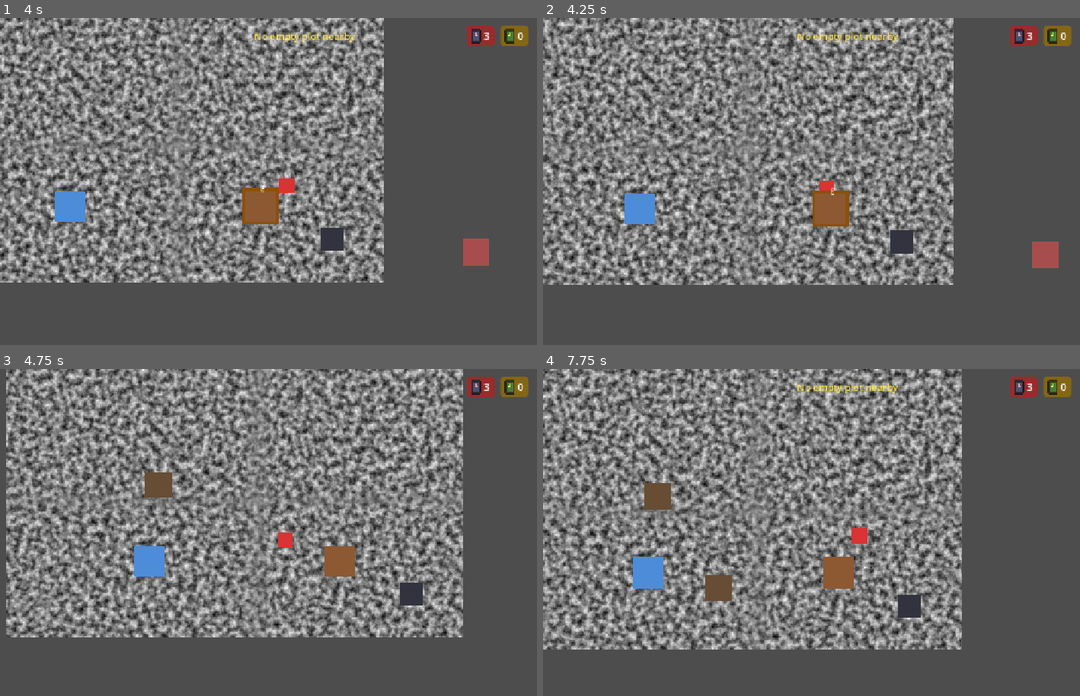
Above: before the commit, frames 1-4 (two rows, left to right).
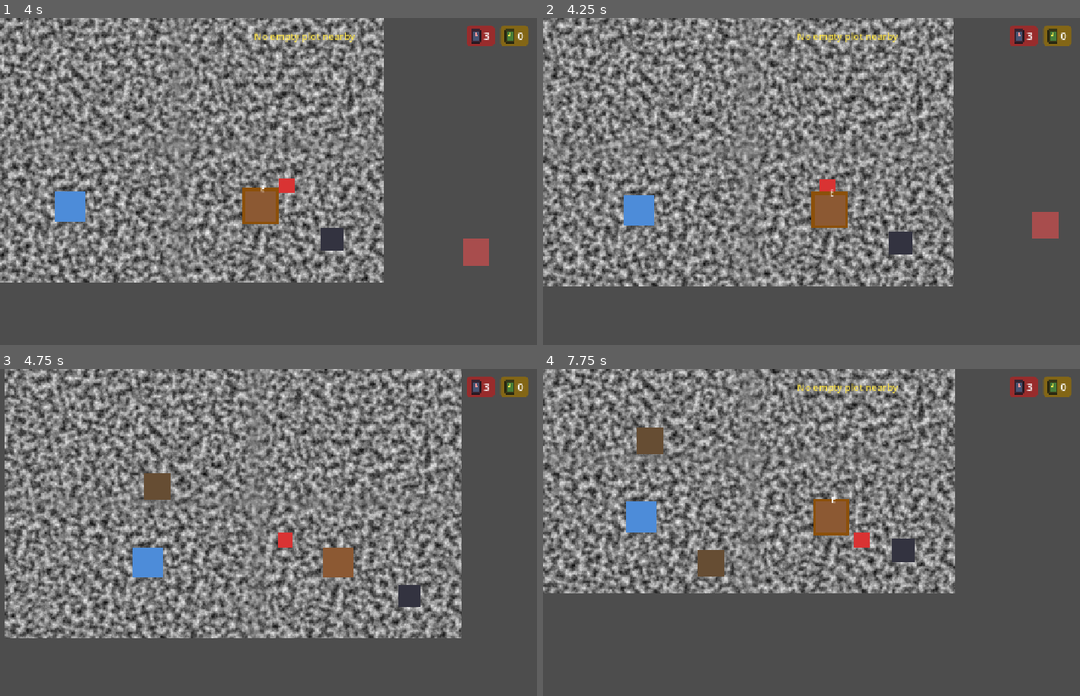
Above: after the commit, the same moments.

Repository: Saitamadupauvre/brotatomato
Game: Godot game, scene res://scenes/main/main.tscn
The game is run twice, just before and just after one commit, with the same random seed, the same clock (stepped at 60 frames per second) and the same inputs. The engine's default icon, where the game draws it, is replaced by a stand-in: a white triangle on a blue panel in a dark square.
Inputs (mouse positions are in pixels of both pictures, inside the frame that each line leads up to):
- Up to frame 1 (4 s): tap Enter at 0.5 s; move the mouse to (440, 171) at 0.52 s; press the mouse at (440, 171) at 0.53 s; hold D (move_right) 0.53-1.28 s; move the mouse to (182, 207) at 1.27 s; release the mouse at (182, 207) at 1.28 s; hold S (move_down) 1.28-2.03 s; tap Shift (dash) at 1.35 s; move the mouse to (365, 112) at 2.02 s; hold D (move_right) 2.03-2.78 s; hold E (interact) 2.03-2.78 s; move the mouse to (273, 256) at 2.77 s; hold W (move_up) 2.78-3.53 s; tap R (move_plot) at 2.85 s; click (273, 256) at 2.92 s; move the mouse to (488, 240) at 3.52 s; hold A (move_left) from 3.53 s (still down); hold G (place_plot) from 3.53 s (still down)
- Up to frame 2 (4.25 s): keep holding A (move_left); keep holding G (place_plot)
- Up to frame 3 (4.75 s): keep holding A (move_left); move the mouse to (123, 489) at 4.27 s; release G (place_plot) at 4.28 s; click (123, 489) at 4.35 s
- Up to frame 4 (7.75 s): move the mouse to (875, 539) at 5.02 s; release A (move_left) at 5.03 s; hold S (move_down) 5.03-5.78 s; tap Shift (dash) at 5.1 s; click (875, 539) at 5.17 s; move the mouse to (757, 454) at 5.77 s; hold D (move_right) 5.78-6.53 s; tap E (interact) at 5.85 s; move the mouse to (983, 522) at 6.52 s; hold W (move_up) 6.53-7.28 s; hold R (move_plot) 6.53-7.28 s; move the mouse to (725, 558) at 7.27 s; hold D (move_right) from 7.28 s (still down); tap G (place_plot) at 7.35 s; click (725, 558) at 7.42 s

Frame 1 is identical in both runs. In frame 2, 27% of the frame differs, in the area x 0-97%, y 0-83%; in frame 3, 38%; in frame 4, 47%, in the area x 0-79%, y 0-86%.

Commit message:
fix(dungeon): restore chest collision until opened

Diff:
--- a/scenes/entities/container.tscn
+++ b/scenes/entities/container.tscn
@@ -6,6 +6,9 @@
 [ext_resource type="Script" path="res://scripts/components/behaviors/container_behavior.gd" id="4_container"]
 [ext_resource type="Script" path="res://scripts/data/loot_entry.gd" id="5_loot_entry"]
 [ext_resource type="Script" path="res://scripts/components/behaviors/opened_state_behavior.gd" id="6_opened"]
+
+[sub_resource type="RectangleShape2D" id="RectangleShape2D_container"]
+size = Vector2(64, 64)
 
 [sub_resource type="Resource" id="LootEntry_loot"]
 script = ExtResource("5_loot_entry")
@@ -27,7 +30,10 @@
 item_id = "gold"
 amount = 5
 
-[node name="Container" type="Node2D"]
+[node name="Container" type="StaticBody2D"]
+
+[node name="CollisionShape2D" type="CollisionShape2D" parent="."]
+shape = SubResource("RectangleShape2D_container")
 
 [node name="Sprite" type="ColorRect" parent="."]
 offset_left = -32.0
Not shown: 1 places in scenes/entities/container.tscn that only renumber resources
